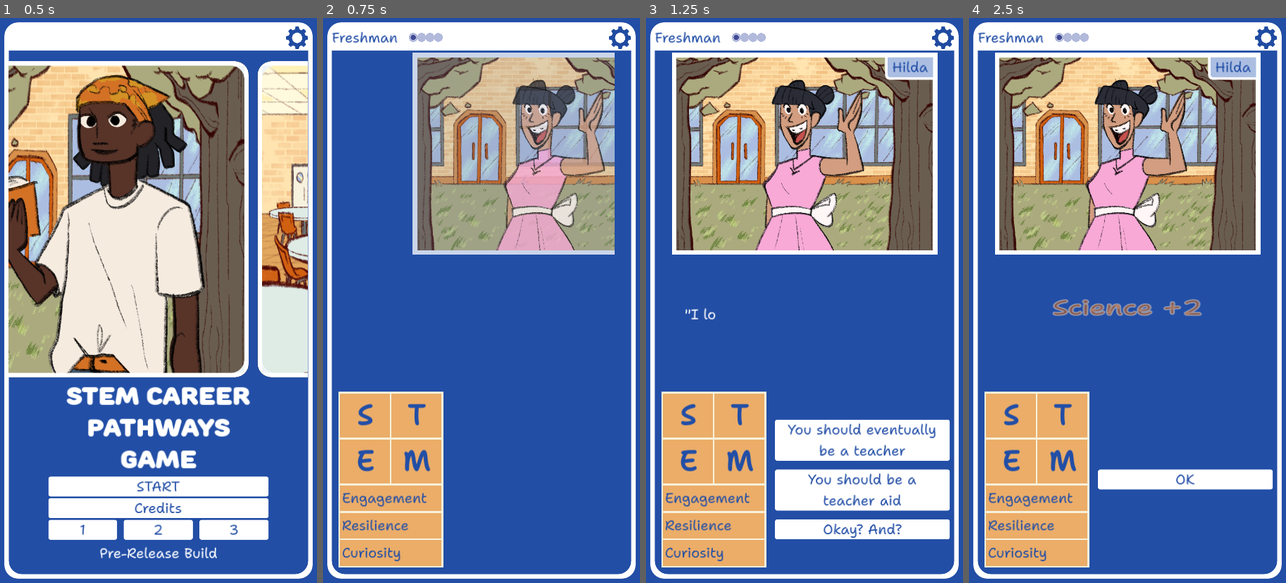
Above: before the commit, frames 1-4 (left to right).
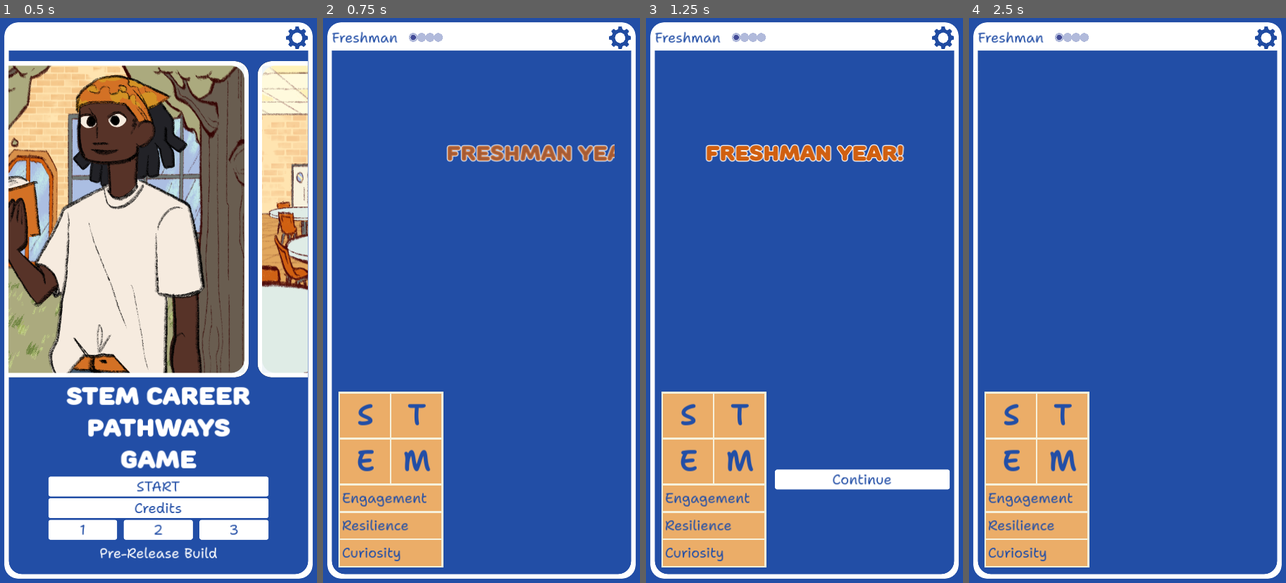
Above: after the commit, the same moments.

Repository: stem-career-paths/game
Game: Godot game, scene res://ui/screen.tscn
Same seed, same stepped clock (60 frames per second), same inputs: the game is played once before the commit and once after it. The engine's default icon, where the game draws it, is replaced by a stand-in: a white triangle on a blue panel in a dark square.
Inputs (mouse positions are in pixels of both pictures, inside the frame that each line leads up to):
- Up to frame 1 (0.5 s): no input
- Up to frame 2 (0.75 s): click (481, 486) at 0.52 s
- Up to frame 3 (1.25 s): no input
- Up to frame 4 (2.5 s): click (1184, 441) at 1.27 s; click (1184, 481) at 2 s

Frame 1 is identical in both runs. In frame 2, 23% of the frame differs, in the area x 28-92%, y 6-42%; in frame 3, 38%, in the area x 8-96%, y 6-93%; in frame 4, 33%.

Commit message:
Start the game with freshman year announcement

Diff:
--- a/project/ui/game_screen.gd
+++ b/project/ui/game_screen.gd
@@ -178,7 +178,12 @@
 func show_year_advancement(new_year:Year.Name) -> void:
 	%YearIndicator.show_advancement(new_year)
 
-	await %ScenarioContainer.clear()
+	# If there are children, clear them out.
+	# There may not be children on the first call, for the
+	# announcement of "Freshman Year."
+	if %ScenarioContainer.get_child_count() > 0:
+		await %ScenarioContainer.clear()
+
 	var label := preload("res://ui/year_change_label.tscn").instantiate()
 	label.year = new_year
 	await %ScenarioContainer.show_control(label)
--- a/project/ui/main_scene.gd
+++ b/project/ui/main_scene.gd
@@ -41,6 +41,9 @@
 	var file_paths := DirAccess.get_files_at(_STARTING_STORY_PATH)
 	for file_path in file_paths:
 		world.available_stories.append(_STARTING_STORY_PATH + file_path)
+
+	# Start by telling the player this is the start of freshman year
+	await _game_screen.show_year_advancement(Year.Name.FRESHMAN)
 
 	while _stories_complete < world.turns_per_year * 4:
 		if world.available_stories.is_empty():
